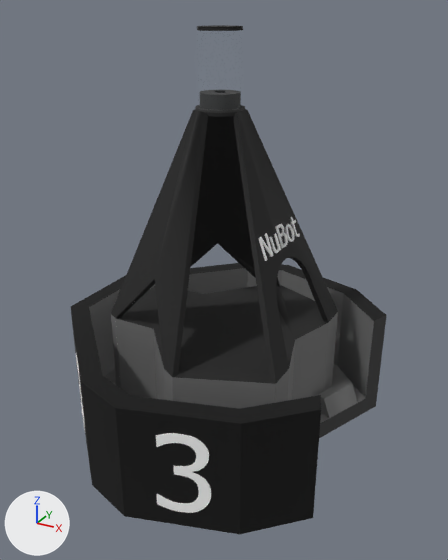
The COLLADA model src/gazebo_description/meshes/nubot_frame/nubot_frame3.dae: old version first, new version second.
Before and after are seen from a 50 mm lens placed at (0.438, -0.787, 0.646), pointed at (0.016, -0.019, 0.262). Lighting does not change. The marker at lower left points along +X, +Y and +Z. Where no turn or scale is listed for an object, it has been applied to the vertices. Vertices at the same position are counted once.

In view in the first picture: 'NuBot', 'SketchUp', '_3_2', '_3_3'.
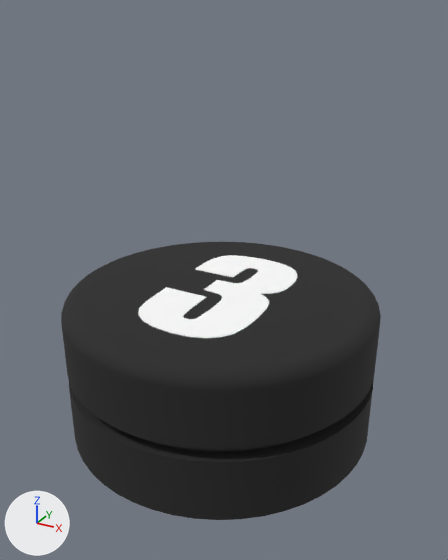
What changed in the scene script:
```text
Add mat_0136_charcoal:
    mat_0136_charcoal = principled_material('_0136_Charcoal')
    mat_0136_charcoal.base_color = (0.0168, 0.0168, 0.0168)  # black #232323
    mat_0136_charcoal.roughness = 0.9
Change me_sketchup:
    used by ob_sketchup; location = (0.0, 0.0, 0.0)
    remove me_sketchup.from_pydata(...)  # 492 vertices, 1076 faces; spans x -0.248..0.231, y -0.277..0.271, z 0.0..0.623
    remove me_sketchup.materials.append(mat_color_m09)  # black #000000
    remove me_sketchup.materials.append(mat_material)  # white #ffffff
    remove me_sketchup.materials.append(mat_color_m05)  # grey #727272
    remove me_sketchup.materials.append(mat_color_m08)  # black #1e1e1e
    remove me_sketchup.materials.append(mat_color_m07)  # black #3a3a3a
    remove me_sketchup.materials.append(mat_color_007)  # black #3a3a3a
    remove me_sketchup.materials.append(mat_color_009)  # black #000000
    remove me_sketchup.materials.append(mat_translucent_glass_safety)  # cyan #ccebf4
    remove me_sketchup.materials.append(mat_color_008)  # black #1e1e1e
    add me_sketchup.from_pydata(...)  # 901 vertices, 1798 faces; spans x -0.25..0.25, y -0.25..0.25, z 0.0..0.23
    me_sketchup part 1: the loose piece of 372 vertices spanning x -0.248..0.231, y -0.277..0.271, z 0.0..0.623 is rebuilt with 901 vertices and now spans x -0.25..0.25, y -0.25..0.25, z 0.0..0.23, in mat_0136_charcoal (black #232323)
    add me_sketchup.materials.append(mat_0136_charcoal)  # black #232323
Change me_3:
    used by ob_3; parent = ob_sketchup; location = (0.113, 0.236, 0.0229); rotation_euler = (1.571, 0.0, 2.835), in degrees (90, 0, 162)
    remove me_3.from_pydata(...)  # 138 vertices, 272 faces; spans x 0.0081..0.0832, y 0.0..0.1288, z 0.0..0.001
    add me_3.from_pydata(...)  # 132 vertices, 260 faces; spans x 0.0111..0.1877, y 0.0..0.3119, z 0.0..0.001
    me_3 part 2: the whole mesh is rebuilt
Remove ob_nubot:
    ob_nubot = bpy.data.objects.new('NuBot', me_nubot)
    ob_nubot.location = (0.104, -0.065, 0.324)
Change ob_3:
    ob_3.rotation_euler: (1.571, 0.0, 2.835) -> (0.0, 0.0, 0.0)  # degrees (90, 0, 162) -> degrees (0, 0, 0)
    ob_3.location: (0.113, 0.236, 0.0229) -> (-0.0962, -0.153, 0.23)
Remove ob_3_2:
    ob_3_2 = bpy.data.objects.new('_3_2', me_3_2)
    ob_3_2.location = (-0.186, -0.143, 0.025)
Remove ob_3_3:
    ob_3_3 = bpy.data.objects.new('_3_3', me_3_3)
    ob_3_3.location = (0.039, -0.265, 0.024)
```

Changed parts and their boxes [x1, y1, x2, y2] in the pictures (448 x 560 px):
'SketchUp', reshaped (45% shorter): before [71, 25, 387, 534]; after [61, 242, 381, 520]
'_3', reshaped, moved, turned (not visible before): after [138, 255, 297, 338]
'_3_3', deleted: before [156, 433, 211, 513]
'NuBot', deleted: before [258, 217, 300, 261]
'_3_2', deleted: before [76, 354, 86, 433]
